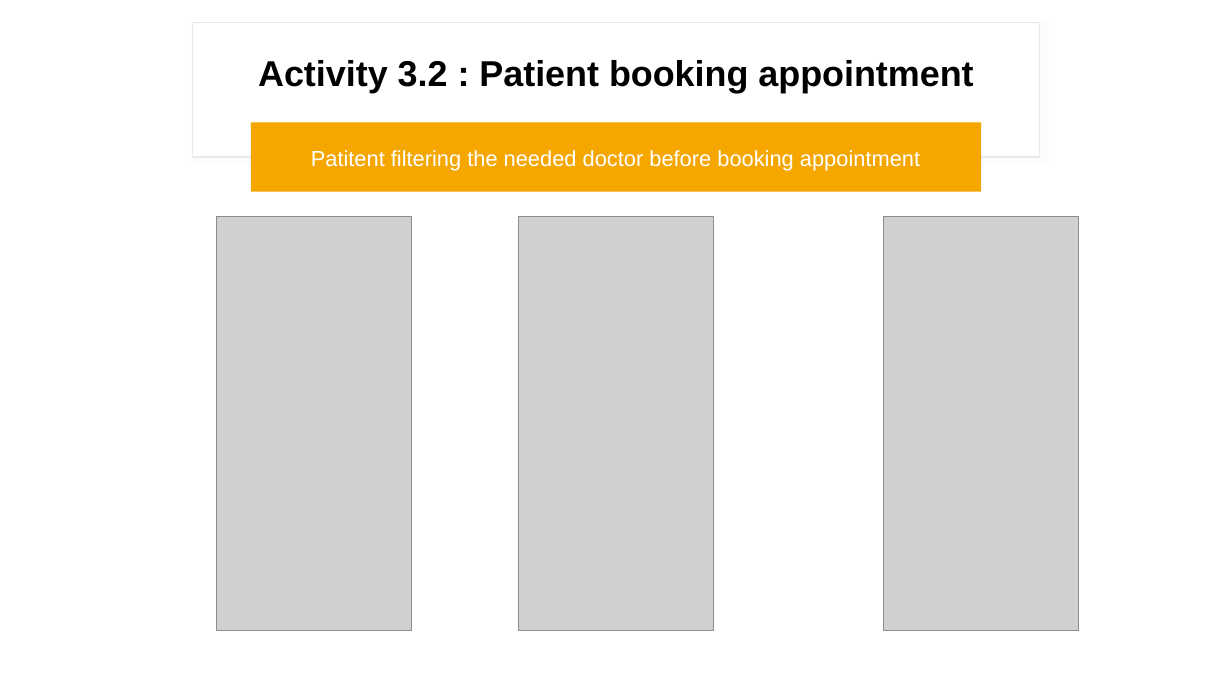
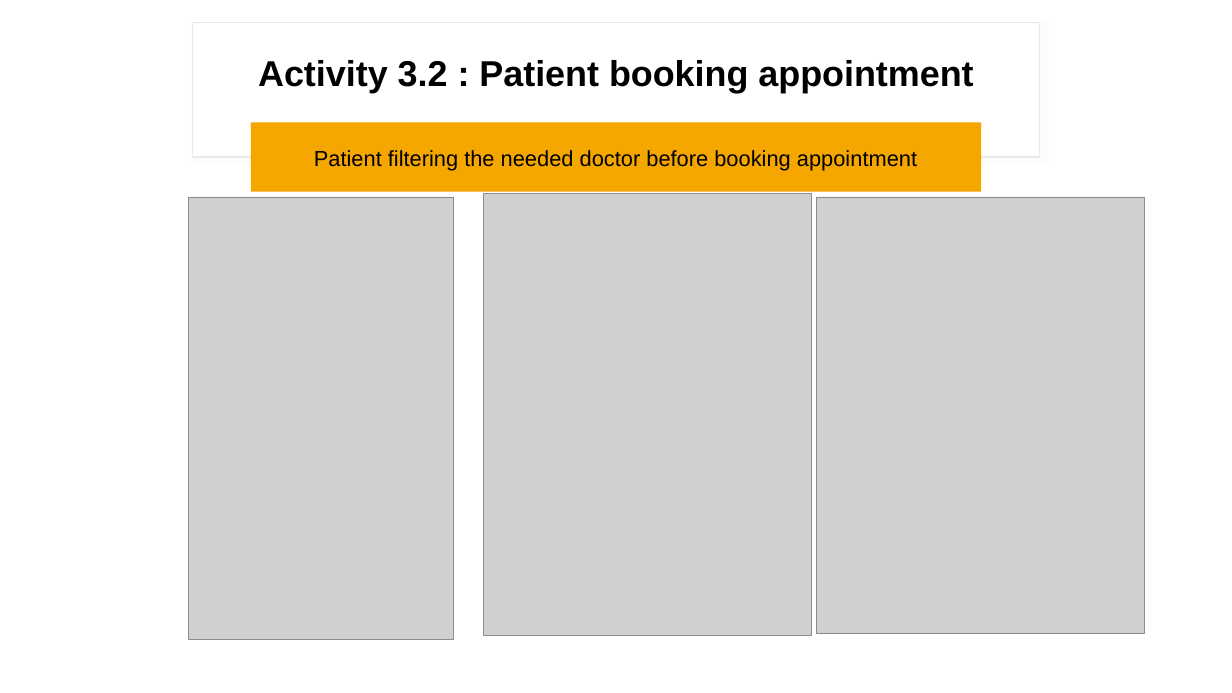
Before and after one commit to issac07-cap/mini-healthcare-helper, a slide deck: slide 9 of project-docs/Andoid-MiniHealthCare-Helper.pptx (slide 8 before the commit). Drawn at 1232x693 pixels with LibreOffice and Linux fonts; fonts in the diff are those of the drawing; grey boxes stand for pictures. Boxes give left, top, right and bottom in pixels: in the first picture for what was removed or moved away, otherwise in the second. Text is boxed around its words. In the diff, an @@ line names an element or a change of style, - is before the commit and + after.

```diff
--- a/project-docs/Andoid-MiniHealthCare-Helper.pptx
+++ b/project-docs/Andoid-MiniHealthCare-Helper.pptx
@@ text at (314, 150, 917, 171): text changed; text colour #FFFFFF to #000000 @@
-Patitent filtering the needed doctor before booking appointment
+Patient filtering the needed doctor before booking appointment
@@ picture: place and size @@
-picture at (216, 216, 412, 630)
+picture at (189, 197, 454, 640)
@@ picture: place and size @@
-picture at (518, 216, 714, 630)
+picture at (483, 193, 811, 636)
@@ picture: place and size @@
-picture at (884, 216, 1080, 630)
+picture at (817, 197, 1145, 634)
```
Also in this commit, not shown: 5 other slides changed, 3 slides added, 1 slide removed.
